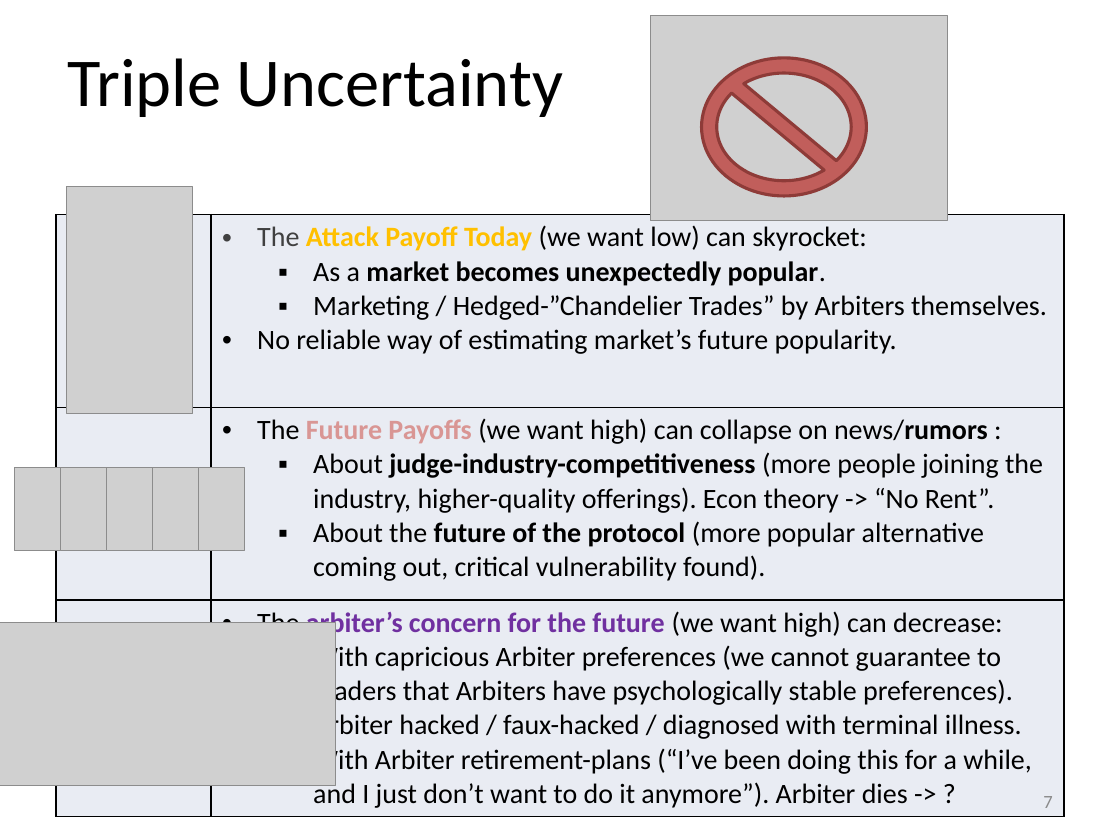
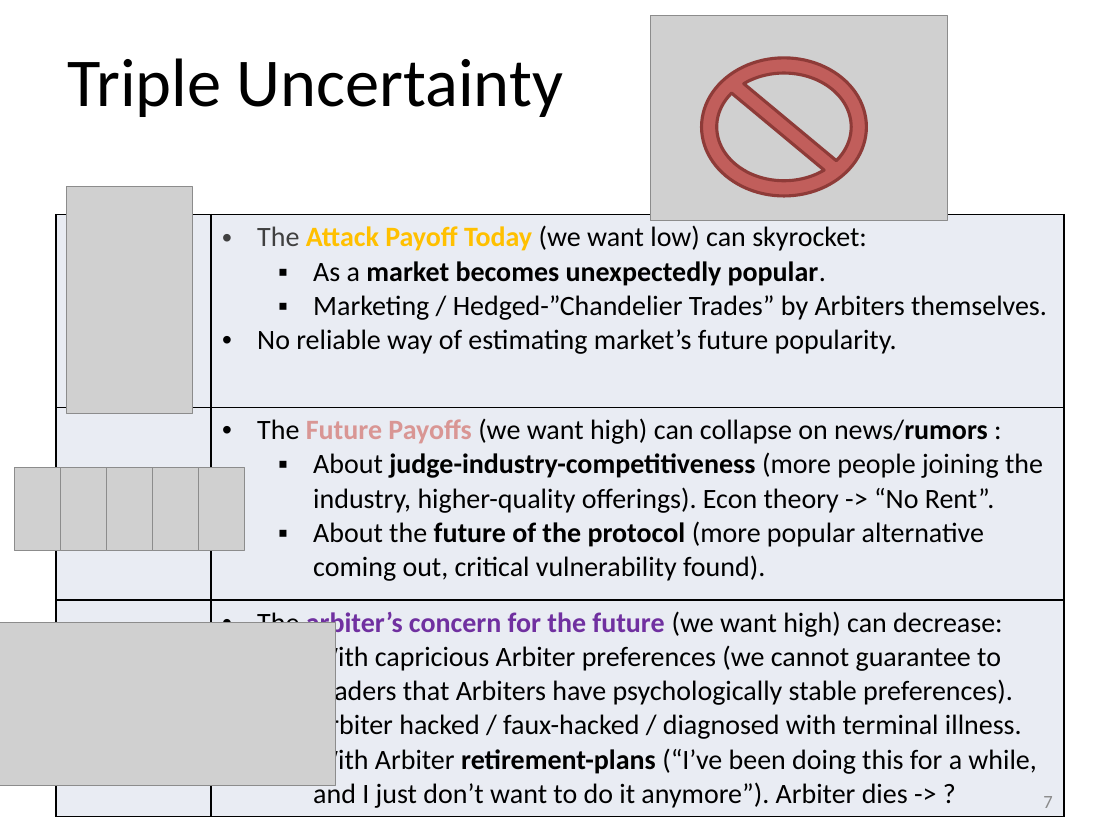
Before and after one commit to truthcoin/www.truthcoin.info, a slide deck: slide 7 of presentations/truthcoin-outcomes.pptx. Drawn at 1120x840 pixels with LibreOffice and Linux fonts; fonts in the diff are those of the drawing; grey boxes stand for pictures. Boxes give left, top, right and bottom in pixels: in the first picture for what was removed or moved away, otherwise in the second. Text is boxed around its words. In the diff, an @@ line names an element or a change of style, - is before the commit and + after.

```diff
--- a/presentations/truthcoin-outcomes.pptx
+++ b/presentations/truthcoin-outcomes.pptx
@@ table at box(56, 215, 1064, 813) @@
@@ bold on in "retirement-plans" @@
```
Also in this commit, not shown: 12 other slides changed, 1 slide added, 5 other files.
